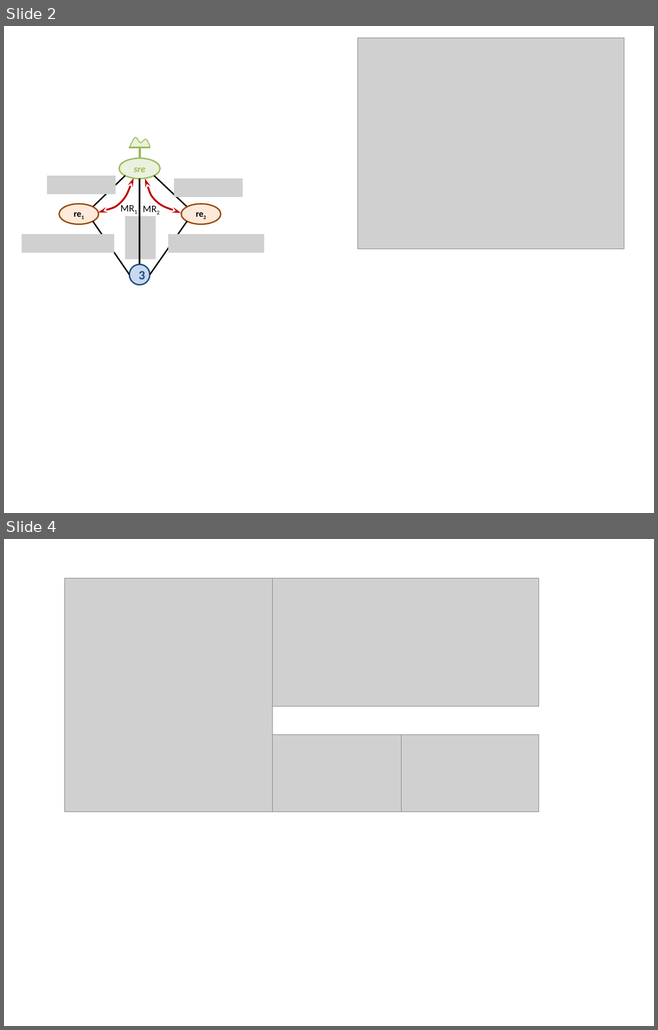
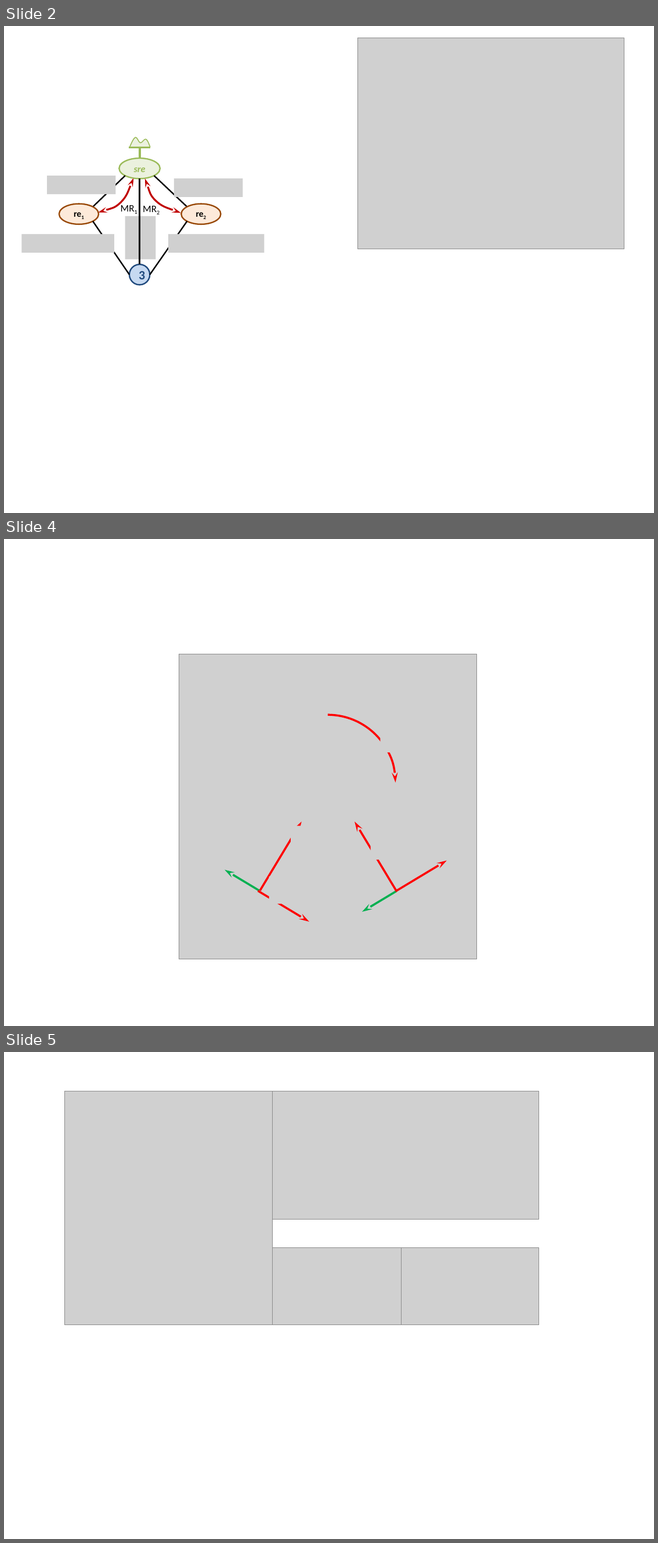
Before and after one commit to xpessoles/PSI, a slide deck: Centrale_2018/images/Figures.pptx. Shown one above the other, each under a label of ours: slides 2 and 4 before the commit, slides 2, 4 and 5 after it; the slides between them are not shown. The pictures are 658x1030 and 658x1543 pixels, drawn with LibreOffice and Linux fonts; fonts in the diff are those of the drawing; grey boxes stand for pictures. Boxes give left, top, right and bottom in pixels: in the first picture for what was removed or moved away, otherwise in the second. Text is boxed around its words. In the diff, an @@ line names an element or a change of style, - is before the commit and + after.

```diff
--- a/Centrale_2018/images/Figures.pptx
+++ b/Centrale_2018/images/Figures.pptx
@@ slide 4 added at (x1=4, y1=539, x2=654, y2=1026), background #FFFFFF @@
@@ picture added at (x1=179, y1=654, x2=476, y2=959) @@
@@ arc (boxed as its full ellipse) added at (x1=260, y1=715, x2=396, y2=851), outline #FF0000 2.25 pt @@
@@ picture added at (x1=380, y1=726, x2=416, y2=752) @@
@@ arrow added from (260, 890) to (302, 821), #FF0000 2.25 pt @@
@@ picture added at (x1=291, y1=826, x2=354, y2=852) @@
@@ arrow added from (396, 890) to (354, 821), #FF0000 2.25 pt @@
@@ picture added at (x1=371, y1=833, x2=434, y2=859) @@
@@ picture added at (x1=205, y1=848, x2=268, y2=870) @@
@@ arrow added from (395, 892) to (447, 860), #FF0000 2.25 pt @@
@@ arrow added from (259, 890) to (224, 870), #00B050 2.25 pt @@
@@ picture added at (x1=269, y1=877, x2=329, y2=904) @@
@@ arrow added from (258, 891) to (308, 922), #FF0000 2.25 pt @@
@@ arrow added from (396, 891) to (362, 912), #00B050 2.25 pt @@
@@ picture added at (x1=372, y1=900, x2=434, y2=922) @@
@@ what was slide 4 is now slide 5 @@
```
Also in this commit, not shown: 1 slide changed, 2 other files.
